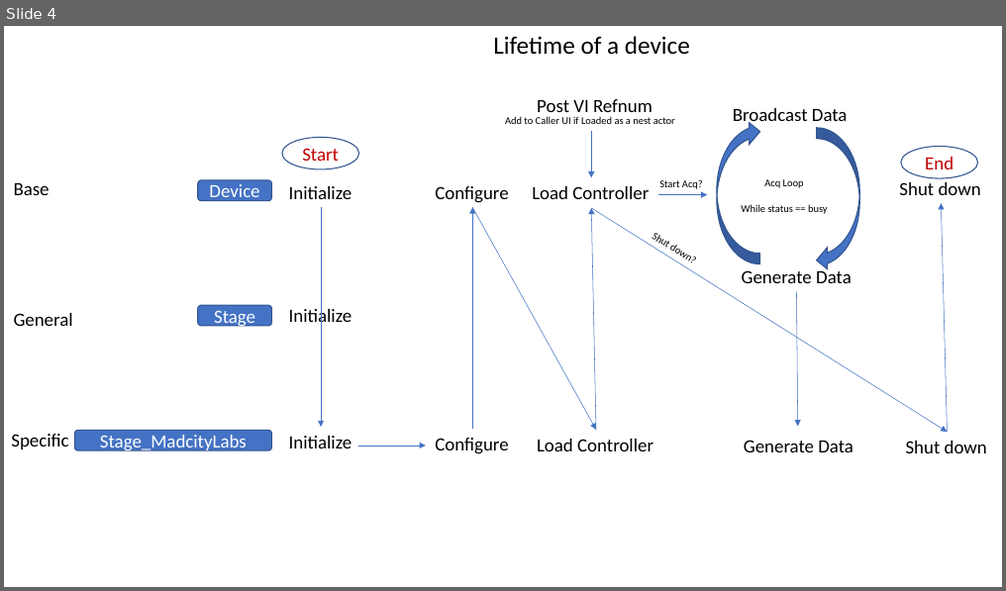
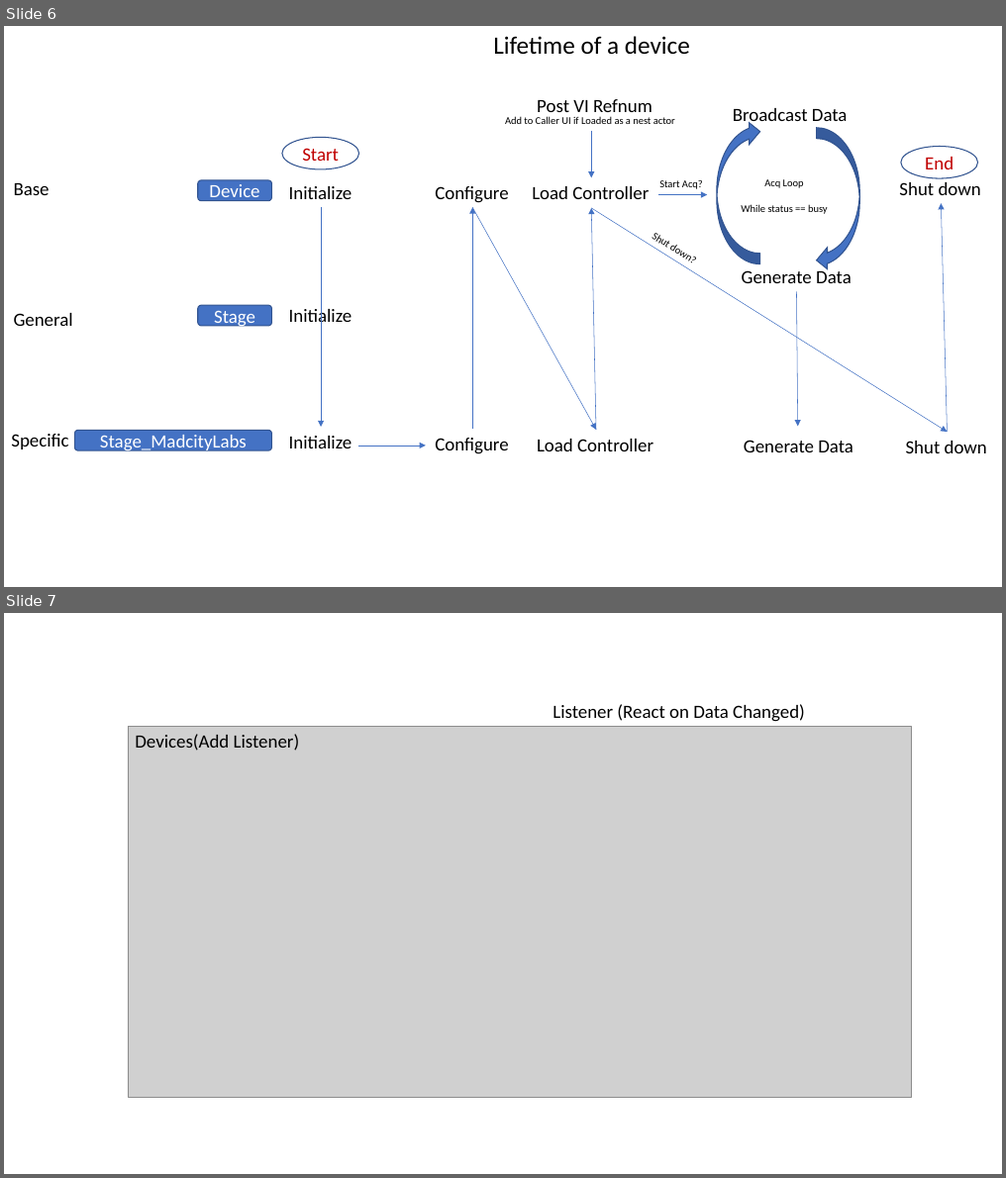
Before and after one commit to erisir/MMicroscopy, a slide deck: Document.pptx. Shown one above the other, each under a label of ours: slide 4 before the commit, slides 6 and 7 after it. The pictures are 1006x591 and 1006x1178 pixels, drawn with LibreOffice and Linux fonts; fonts in the diff are those of the drawing; grey boxes stand for pictures. Boxes give left, top, right and bottom in pixels: in the first picture for what was removed or moved away, otherwise in the second. Text is boxed around its words. In the diff, an @@ line names an element or a change of style, - is before the commit and + after.

```diff
--- a/Document.pptx
+++ b/Document.pptx
@@ slide 7 added at (4, 613, 1002, 1174), background #FFFFFF @@
@@ picture added at (128, 726, 912, 1097) @@
@@ text added at (552, 704, 805, 722), 18 pt, text #000000 @@
+Listener (React on Data Changed)
@@ text added at (135, 734, 300, 751), 18 pt, text #000000 @@
+Devices(Add Listener)
@@ what was slide 4 is now slide 6 @@
```
Also in this commit, not shown: 1 slide changed, 1 other slide added.
